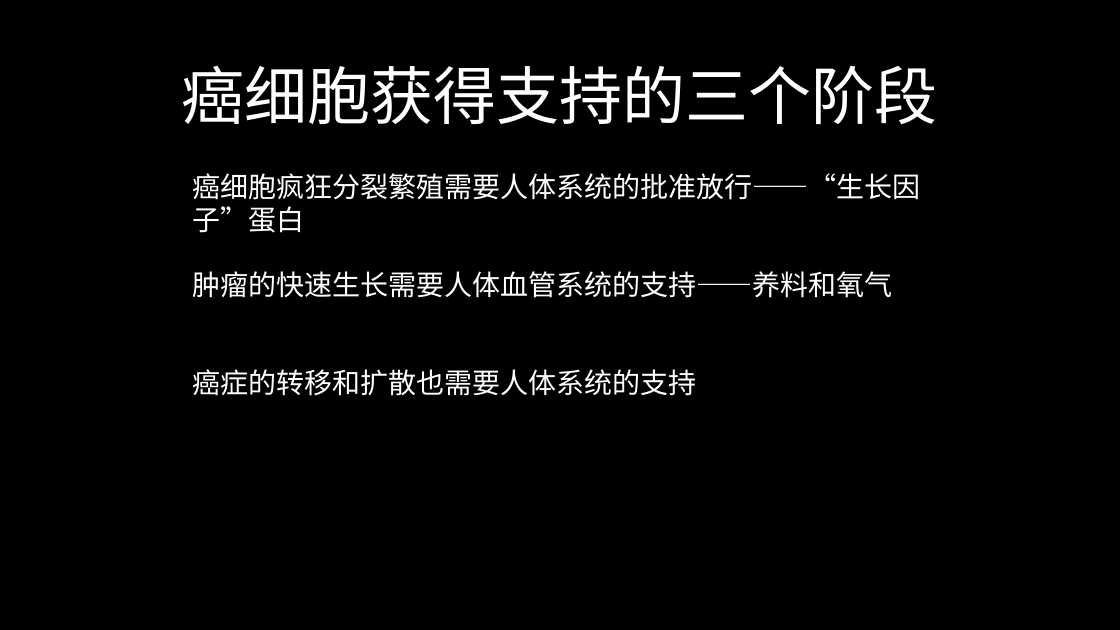
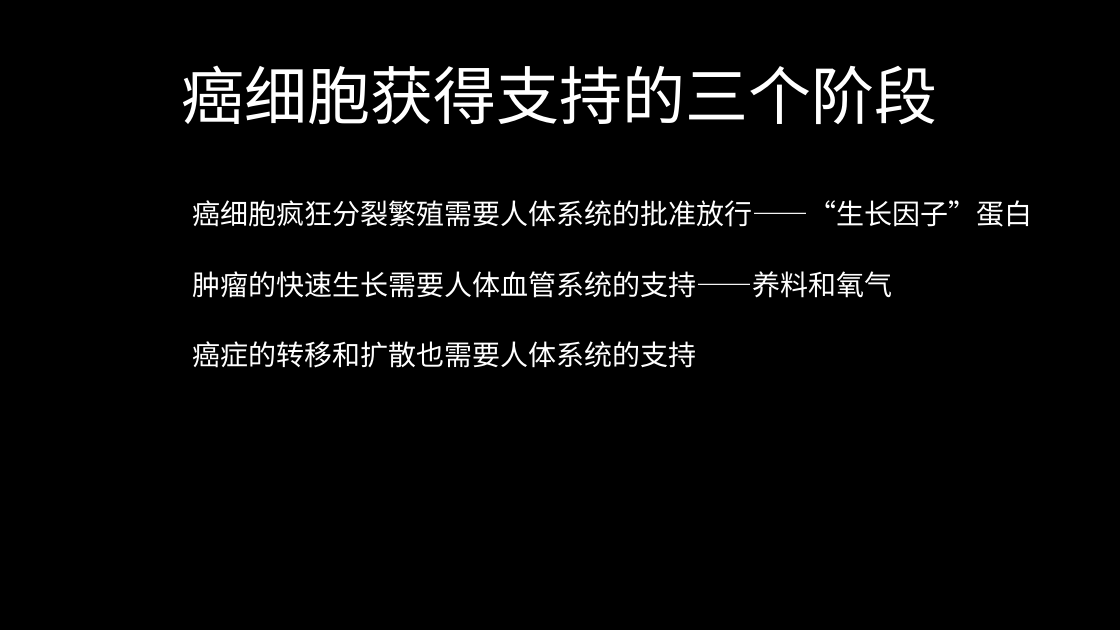
Before and after one commit to FredJiangFei/freetalk, a slide deck: slide 13 of 癌症/癌症.pptx (slide 12 before the commit). Drawn at 1120x630 pixels with LibreOffice and Linux fonts; fonts in the diff are those of the drawing. Boxes give left, top, right and bottom in pixels: in the first picture for what was removed or moved away, otherwise in the second. Text is boxed around its words. In the diff, an @@ line names an element or a change of style, - is before the commit and + after.

```diff
--- a/癌症/癌症.pptx
+++ b/癌症/癌症.pptx
@@ text "癌细胞疯狂分裂繁殖需要人体系统的批准放行——“生长因子”蛋白" at (192,200,1032,227): font Calibri to Noto Sans CJK SC @@
@@ text "癌细胞疯狂分裂繁殖需要人体系统的批准放行——“生长因子”蛋白": place and size @@
-text "癌细胞疯狂分裂繁殖需要人体系统的批准放行——“生长因子”蛋白" at (192,173,920,233)
+text "癌细胞疯狂分裂繁殖需要人体系统的批准放行——“生长因子”蛋白" at (192,200,1032,227)
@@ text "癌症的转移和扩散也需要人体系统的支持": place and size @@
-text "癌症的转移和扩散也需要人体系统的支持" at (192,369,696,396)
+text "癌症的转移和扩散也需要人体系统的支持" at (192,341,696,368)
@@ text "癌症的转移和扩散也需要人体系统的支持" at (192,341,696,368): font Calibri to Noto Sans CJK SC @@
```
Also in this commit, not shown: 14 other slides changed, 1 slide added.
